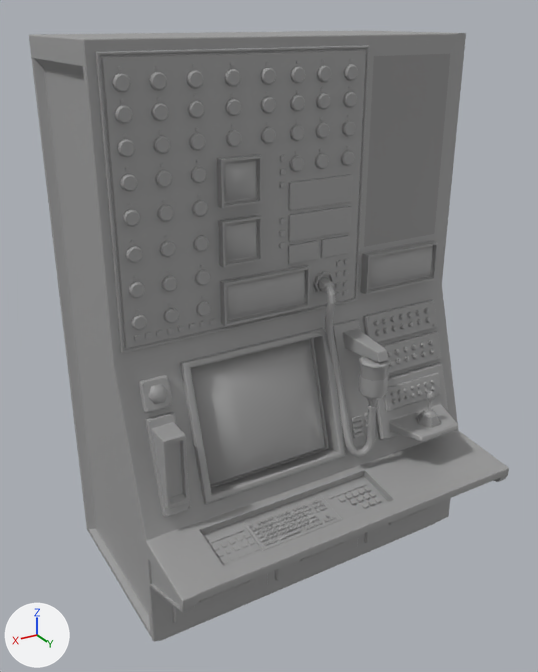
An edit to the FBX model Assets/Props/Machineries/LabMachine.fbx, drawn before and after from the same camera.
One viewpoint serves both versions: a 50 mm lens placed at (2.15, 3.35, 3.24), pointed at (0.11, -0.05, 1.55). Lighting does not change. The marker at lower left points along +X, +Y and +Z. Where no turn or scale is listed for an object, it has been applied to the vertices. Vertices at the same position are counted once.

Objects in the first picture: 'LabMachine_HP'.
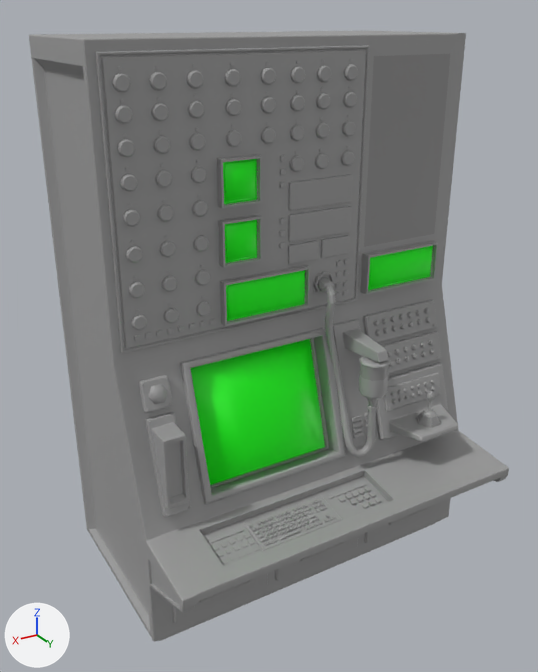
Changed parts and their boxes [x1, y1, x2, y2] in the pictures (538 x 672 px):
part 1 of me_mesh, recoloured (grey to green): [223, 159, 433, 321] in both
part 2 of me_mesh, recoloured (grey to green): [190, 339, 325, 485] in both

Diff of the bpy script that builds the scene:
```diff
--- a/Assets/Props/Machineries/LabMachine.fbx.py
+++ b/Assets/Props/Machineries/LabMachine.fbx.py
@@ mat_lambert3 @@
+mat_lambert3 = principled_material('lambert3')
+mat_lambert3.base_color = (0.0, 1.0, 0.0)  # green #00ff00
@@ me_mesh @@
 me_mesh.from_pydata(...)  # 13775 vertices, 13401 faces; spans x -1.09..1.09, y -0.79..0.79, z 0.0..3.16
 # used by ob_labmachine_hp; location = (0.0, 0.0, 0.0)
+# me_mesh part 1: 36 of the faces centred in x -0.94..0.47, y 0.12..0.15, z 1.78..2.59 switch from mat_lambert1 (grey #9e9e9e) to mat_lambert3 (green #00ff00)
+# me_mesh part 2: 13 of the faces centred in x -0.06..0.62, y 0.09..0.31, z 0.91..1.5 switch from mat_lambert1 (grey #9e9e9e) to mat_lambert3 (green #00ff00)
 me_mesh.materials.append(mat_transparent)
```
